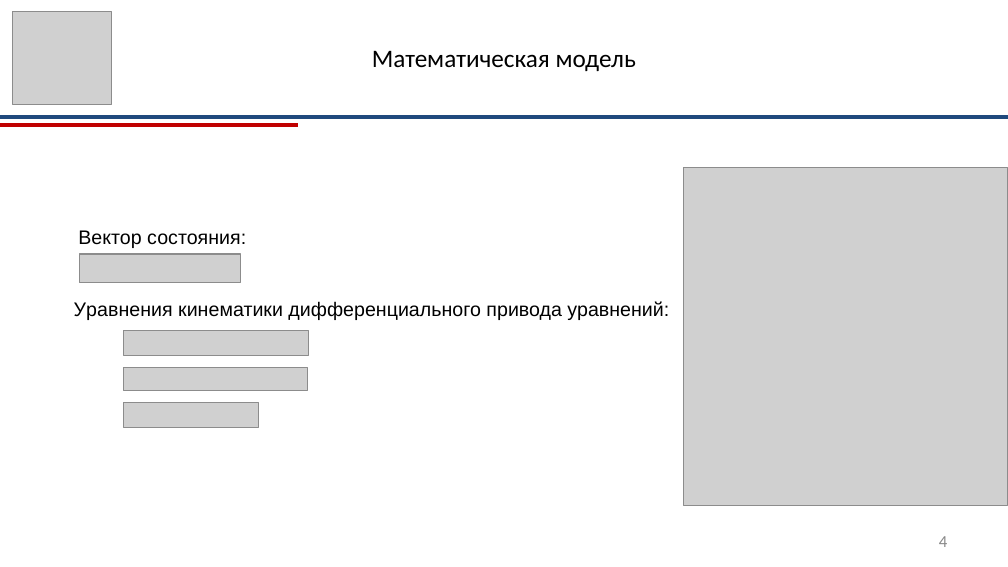
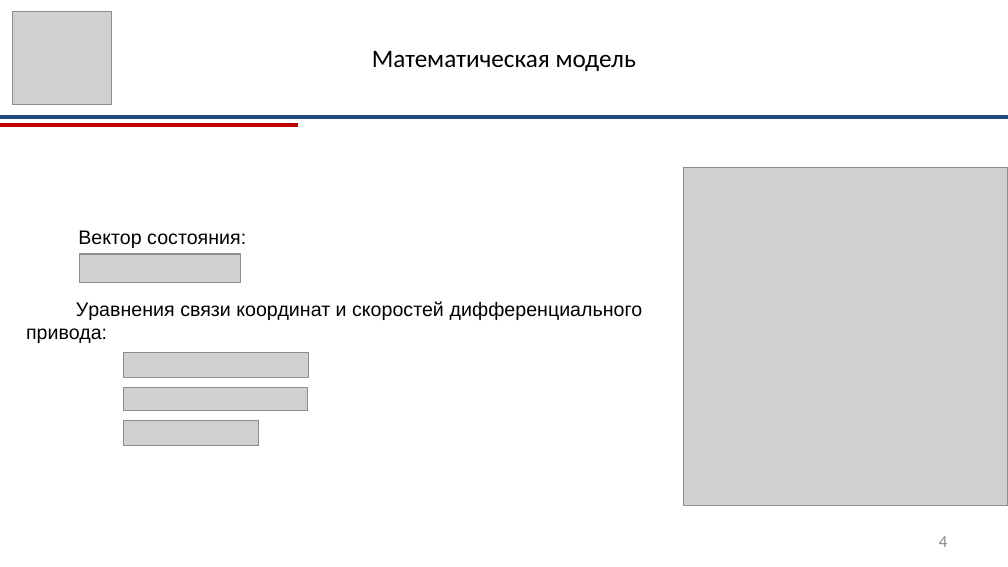
Before and after one commit to RazorvinAndrey/robot_vkr_razorvin, a slide deck: slide 4 of arhive/ВКР_Разорвин_презентация.pptx. Drawn at 1008x567 pixels with LibreOffice and Linux fonts; fonts in the diff are those of the drawing; grey boxes stand for pictures. Boxes give left, top, right and bottom in pixels: in the first picture for what was removed or moved away, otherwise in the second. Text is boxed around its words. In the diff, an @@ line names an element or a change of style, - is before the commit and + after.

```diff
--- a/arhive/ВКР_Разорвин_презентация.pptx
+++ b/arhive/ВКР_Разорвин_презентация.pptx
@@ text at (26,301,642,343): text changed @@
-Уравнения кинематики дифференциального привода уравнений:
+Уравнения связи координат и скоростей дифференциального привода:
@@ 3 pictures: place and size @@
-3 pictures at (124,331,308,427)
+3 pictures at (124,353,308,446)
```
Also in this commit, not shown: 2 other slides changed, 3 other files.
